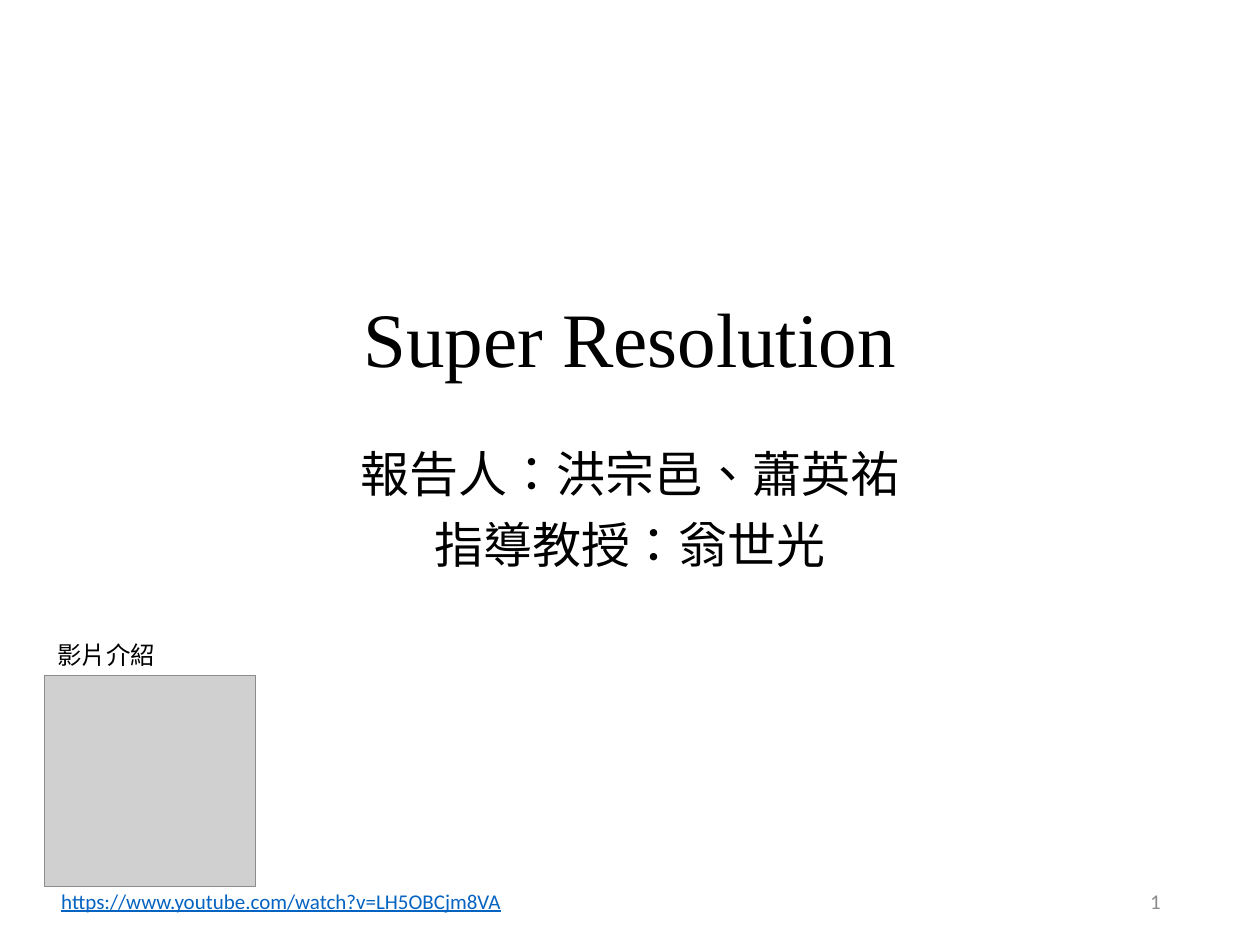
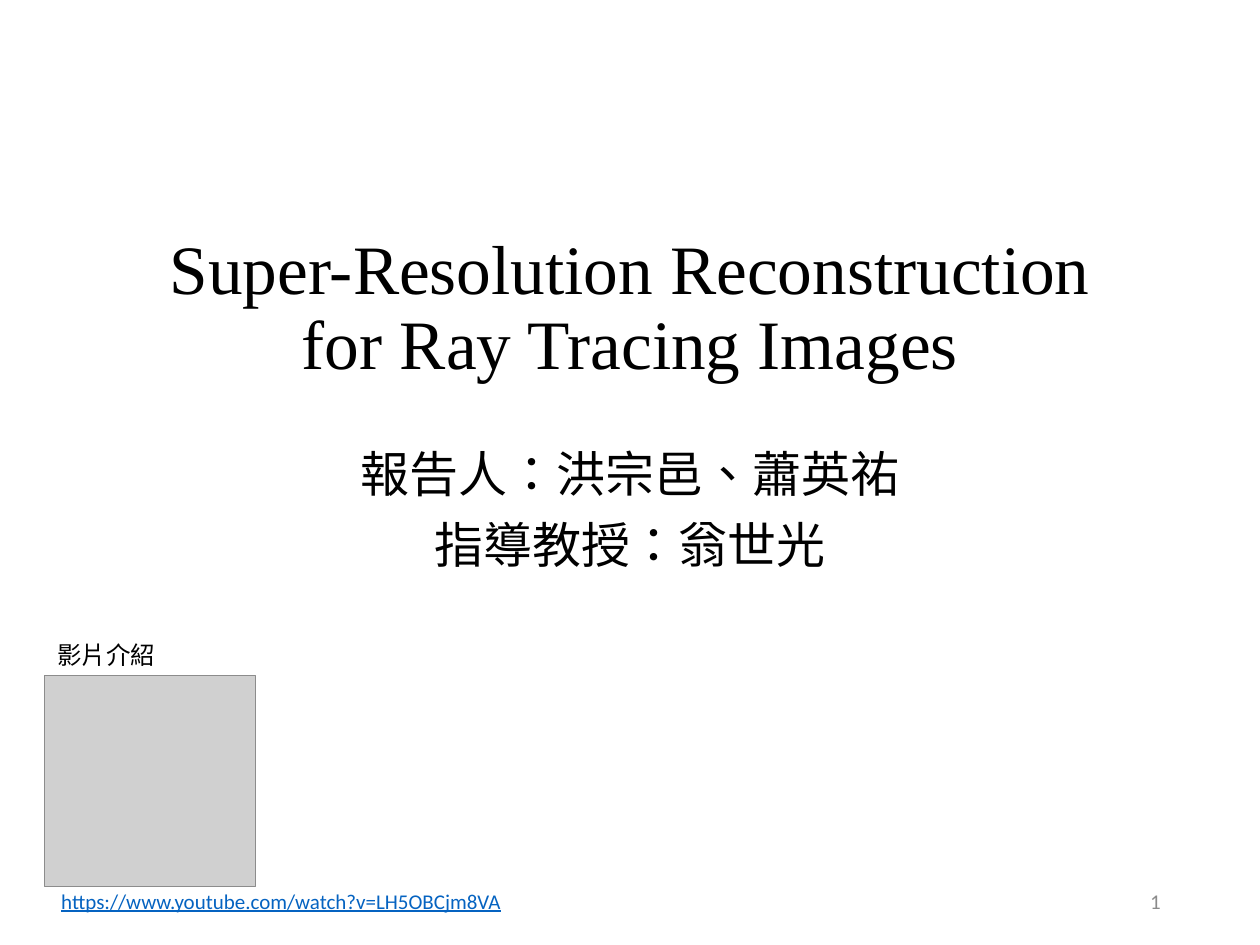
Before and after one commit to ttcpsntpc/Neumerical-Analysis, a slide deck: slide 1 of Lagrange interpolation/專題/專題決賽報告檔.pptx. Drawn at 1260x945 pixels with LibreOffice and Linux fonts; fonts in the diff are those of the drawing; grey boxes stand for pictures. Boxes give left, top, right and bottom in pixels: in the first picture for what was removed or moved away, otherwise in the second. Text is boxed around its words. In the diff, an @@ line names an element or a change of style, - is before the commit and + after.

```diff
--- a/Lagrange interpolation/專題/專題決賽報告檔.pptx
+++ b/Lagrange interpolation/專題/專題決賽報告檔.pptx
@@ title at bbox=[170, 246, 1089, 383]: text changed; size 44 to 39.6 pt @@
-Super Resolution
+Super-Resolution Reconstruction for Ray Tracing Images
```
Also in this commit, not shown: 10 other slides changed, 6 slides added, 19 slides removed.
